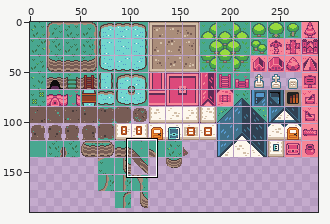
One commit to this sprite sheet: static/images/tilemap.png. Above: a wide view before the commit, with the close-up outlined.
Close-up. Earlier state:
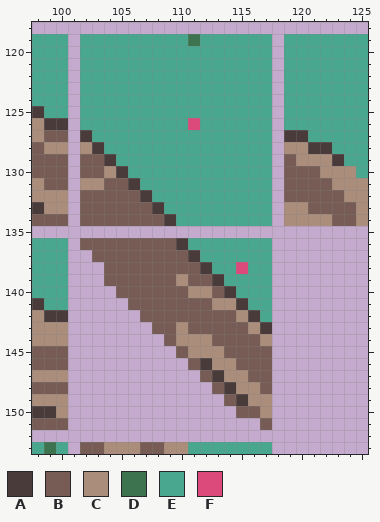
The file is 288x323 pixels. Shown: x 98..125, y 118..153. The wide view leaves out empty margins.
Palette (. is transparent): A #483b3a  B #775c55  C #aa8d7a  D #3d734f  E #49a790  F #dc4a7b
Pixels before, first column x 98:
119 EEE.EEEEEEEEEDEEEEEE.EEEEEEE
120 EEE.EEEEEEEEEEEEEEEE.EEEEEEE
121 EEE.EEEEEEEEEEEEEEEE.EEEEEEE
122 EEE.EEEEEEEEEEEEEEEE.EEEEEEE
123 EEE.EEEEEEEEEEEEEEEE.EEEEEEE
124 EEE.EEEEEEEEEEEEEEEE.EEEEEEE
125 AEE.EEEEEEEEEEEEEEEE.EEEEEEE
126 CAA.EEEEEEEEEFEEEEEE.EEEEEEE
127 CBB.AEEEEEEEEEEEEEEE.AAEEEEE
128 BCC.CAEEEEEEEEEEEEEE.CCAAEEE
129 BBB.BBAEEEEEEEEEEEEE.BCCCAEE
130 BBB.BBCAEEEEEEEEEEEE.BBBCCCE
131 CBB.CCBBAEEEEEEEEEEE.BBBBCCC
132 CCC.BBBBBAEEEEEEEEEE.BBBBBCC
133 ACC.BBBBBBAEEEEEEEEE.CCBBBBC
134 BBB.BBBBBBBAEEEEEEEE.CCCCBBC
135 ............................
136 EEE.BBBBBBBBAEEEEEEE........
137 EEE..BBBBBBBBAEEEEEE........
138 EEE...BBBBBBBBAEEFEE........
139 EEE...BBBBBBCBBAEEEE........
140 EEE....BBBBBBCCBAEEE........
141 AEE.....BBBBBBBCCAEE........
142 CAA......BBBBBBBBCAE........
143 CCC.......BBCBBBBBCA........
144 CCC........BCCCBBBBC........
145 BBB.........BCCCBBBB........
146 BBB..........BACCBBB........
147 CCC...........BACCBB........
148 BBB............BACCB........
149 CCC.............BACC........
150 AAC..............BBC........
151 BBB................B........
152 ............................
153 EDE.BBCCCBBCCEEEEEEE........
The same view after the edit:
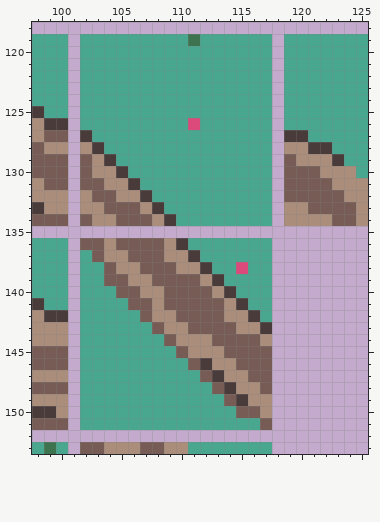
From old to new:
Changed rows in their new state; - is an unchanged pixel.
first column x 102:
129 -C-------------
130 -C-------------
131 BBCC-----------
132 C--CC----------
133 CC---C---------
134 -CC---C--------
136 --C----C-------
137 E-CC---CC------
138 EE-CC---CC-----
139 EE--CC--B-C----
140 EEE--CC--BBC---
141 EEEE--C----B---
142 EEEEE-CC----C--
143 EEEEEE-C-----C-
144 EEEEEEE--------
145 EEEEEEEE-------
146 EEEEEEEEE------
147 EEEEEEEEEE-----
148 EEEEEEEEEEE----
149 EEEEEEEEEEEE---
150 EEEEEEEEEEEEE--
151 EEEEEEEEEEEEEEE
